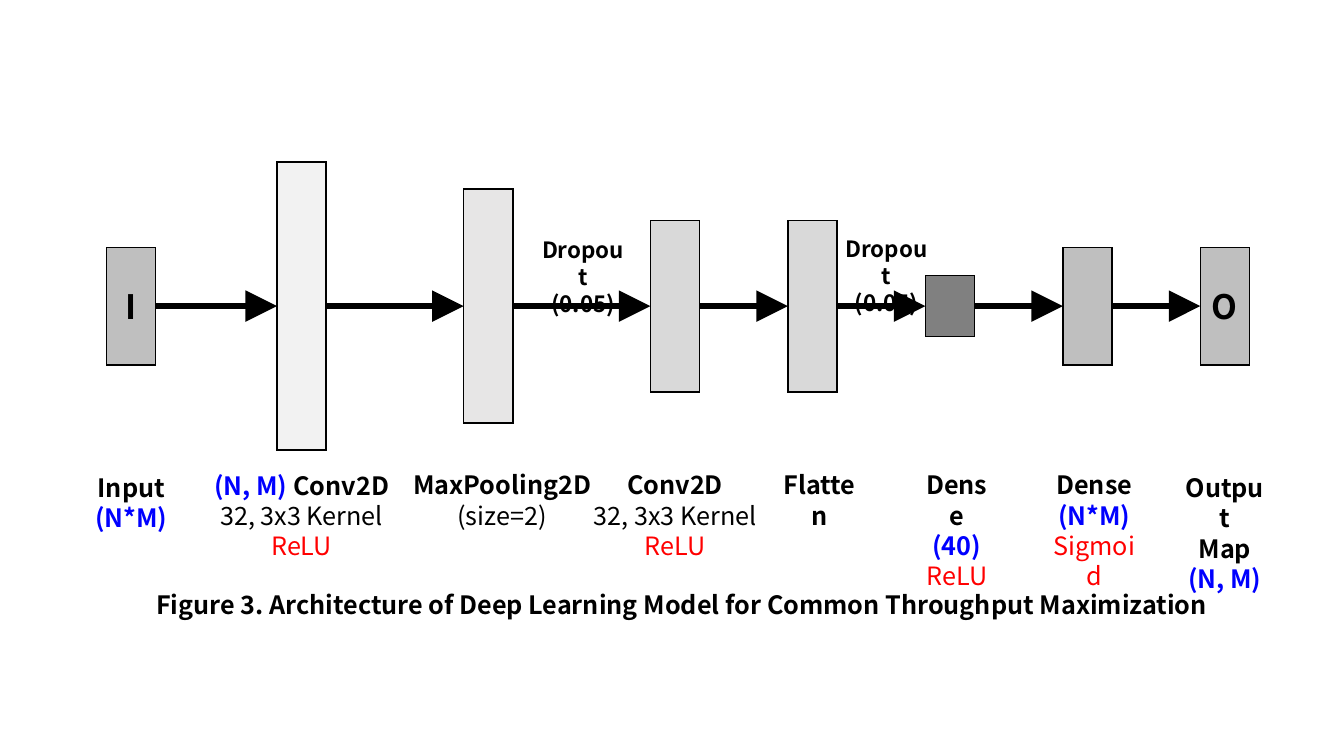
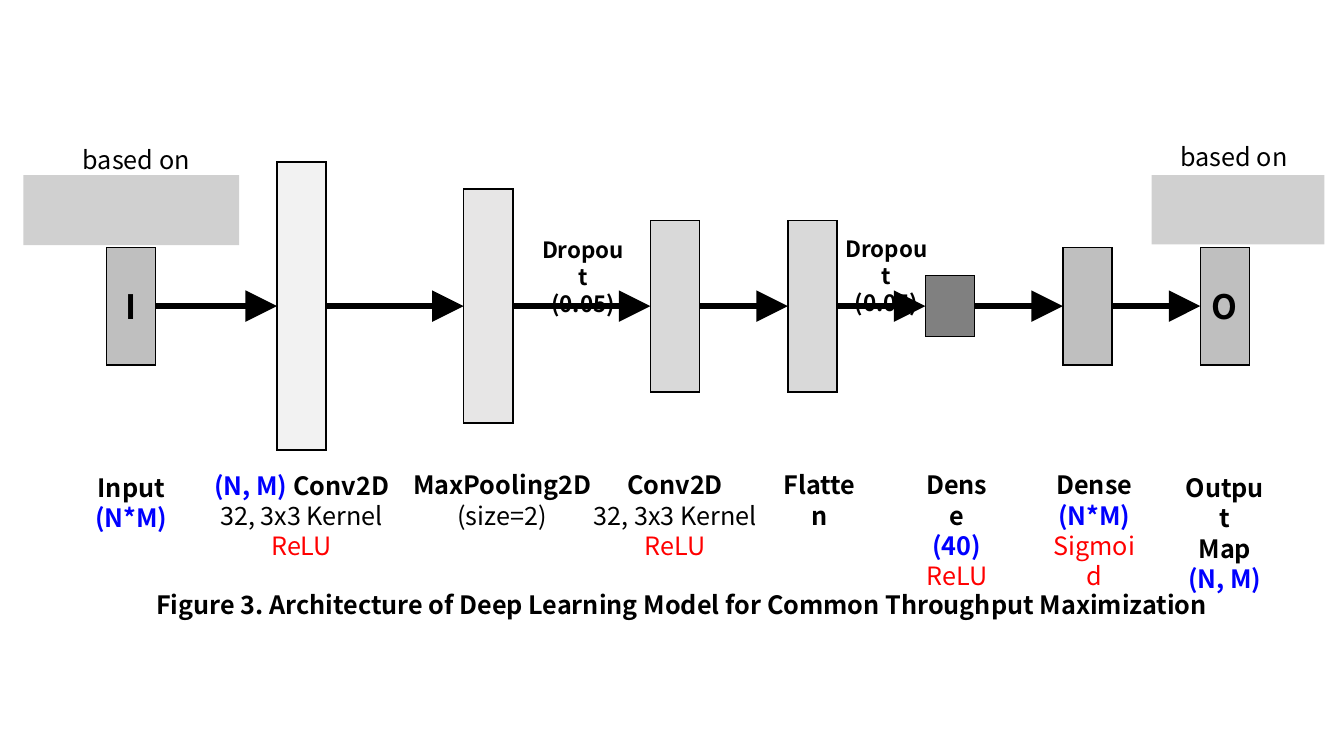
Before and after one commit to WannaBeSuperteur/2020, a slide deck: slide 6 of WPCN/for_final_paper.pptx. Drawn at 1344x756 pixels with LibreOffice and Linux fonts; fonts in the diff are those of the drawing; grey boxes stand for pictures. Boxes give left, top, right and bottom in pixels: in the first picture for what was removed or moved away, otherwise in the second. Text is boxed around its words. In the diff, an @@ line names an element or a change of style, - is before the commit and + after.

```diff
--- a/WPCN/for_final_paper.pptx
+++ b/WPCN/for_final_paper.pptx
@@ text added at bbox=[83, 149, 190, 170], 18 pt, text #000000 @@
+based on
@@ text added at bbox=[1181, 146, 1288, 167], 18 pt, text #000000 @@
+based on
@@ picture added at bbox=[23, 175, 239, 245] @@
@@ picture added at bbox=[1152, 175, 1325, 245] @@
```
Also in this commit, not shown: 2 other files.
